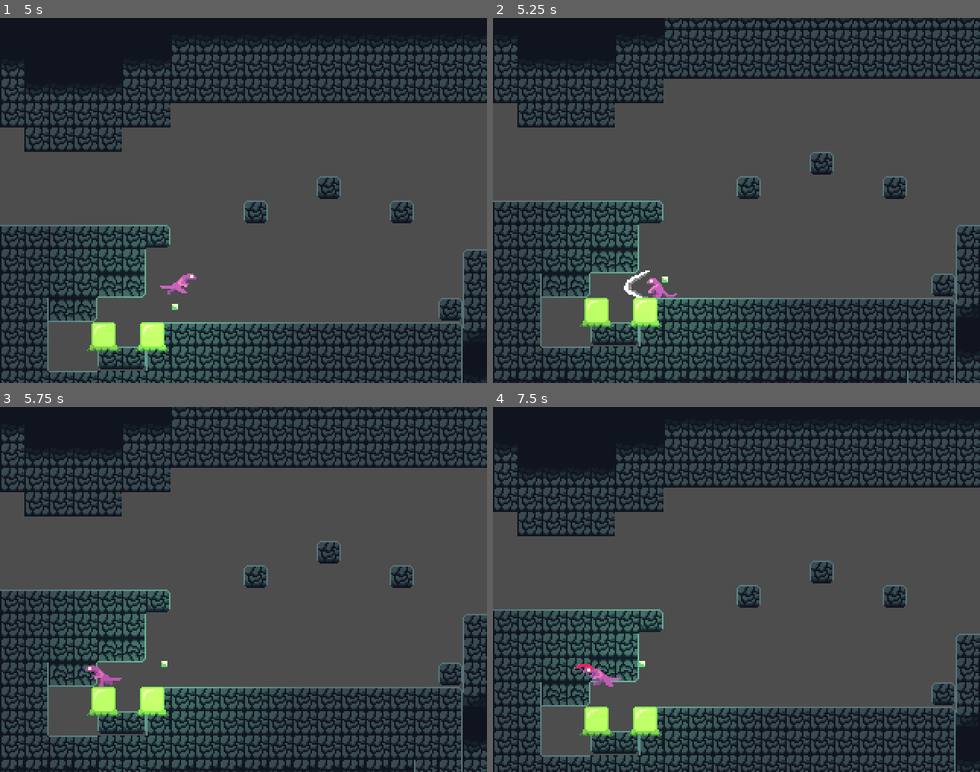
Above: before the commit, frames 1-4 (two rows, left to right).
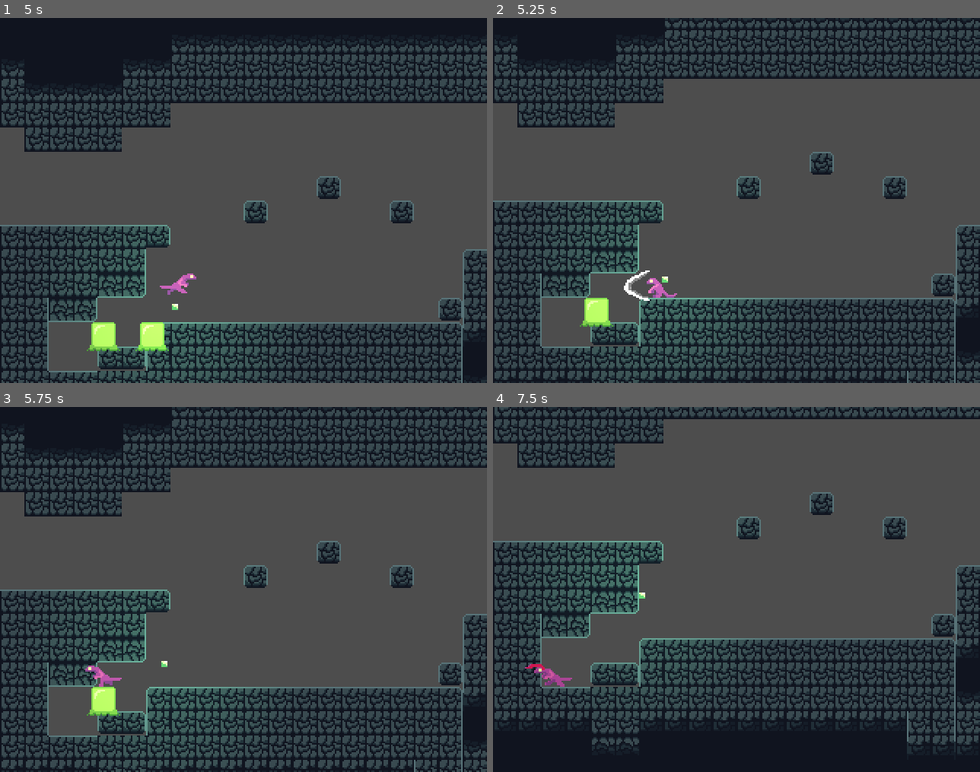
Above: after the commit, the same moments.

Repository: Liakatido/MVM19
Game: Godot game, scene res://scenes/game.tscn
The game is run twice, just before and just after one commit, with the same random seed, the same clock (stepped at 60 frames per second) and the same inputs.
Inputs:
- Up to frame 1 (5 s): click "Start Game" at 0.5 s; tap Enter (ui_accept) at 1.25, 3.5, 4.25 s; hold X (attack) 1.28-2.03 s; hold Right (right) 1.28-2.78 s; tap Z (jump) at 1.52, 2.27, 3.77, 4.52 s; tap V (spit) at 1.55, 2.1, 3.05 s; tap X (attack) at 2.3, 3.8 s; hold Left (left) 2.78-3.53 s; hold X (attack) 2.78-3.53 s; hold Right (right) from 3.53 s (still down); tap C (dash) at 3.6 s; hold V (spit) from 4.28 s (still down)
- Up to frame 2 (5.25 s): release Right (right) at 5.03 s; release V (spit) at 5.03 s; hold Left (left) from 5.03 s (still down); tap X (attack) at 5.1 s
- Up to frame 3 (5.75 s): keep holding Left (left); tap Z (jump) at 5.27 s
- Up to frame 4 (7.5 s): release Left (left) at 5.78 s; hold Right (right) 5.78-6.53 s; hold V (spit) 5.78-6.53 s; hold Left (left) from 6.53 s (still down); tap X (attack) at 6.6 s; tap Z (jump) at 6.77 s; hold C (dash) from 7.28 s (still down)

Frame 1 is identical in both runs. In frame 2, 0.4% of the frame differs, in the area x 27-35%, y 76-85%; in frame 3, 0.4%; in frame 4, 47%, in the area x 0-100%, y 0-100%.

Commit message:
goo breakable

Diff:
--- a/scenes/player/attack.gd
+++ b/scenes/player/attack.gd
@@ -2,6 +2,8 @@
 
 @onready var animations = $AnimationPlayer
 @onready var sprite = $Sprite2D
+
+const DAMAGE = 10
 
 func do_attack(orientation : Vector2):
 	# animate
@@ -13,8 +15,13 @@
 
 	# damage enmies inside
 
+
 	# setup destroying the object
 	animations.connect("animation_finished", clear_object)
 
+func hit_inside_attack():
+	for hittable in get_overlapping_areas():
+		hittable.hit(DAMAGE)
+
 func clear_object(_animation):
 	queue_free()
--- a/scenes/player/attack.tscn
+++ b/scenes/player/attack.tscn
@@ -37,6 +37,20 @@
 "update": 1,
 "values": [Rect2(96, 128, 32, 32), Rect2(128, 128, 32, 32), Rect2(160, 128, 32, 32)]
 }
+tracks/1/type = "method"
+tracks/1/imported = false
+tracks/1/enabled = true
+tracks/1/path = NodePath(".")
+tracks/1/interp = 1
+tracks/1/loop_wrap = true
+tracks/1/keys = {
+"times": PackedFloat32Array(0.05),
+"transitions": PackedFloat32Array(1),
+"values": [{
+"args": [],
+"method": &"hit_inside_attack"
+}]
+}
 
 [sub_resource type="AnimationLibrary" id="AnimationLibrary_7el6e"]
 _data = {
@@ -45,7 +59,7 @@
 }
 
 [node name="Attack" type="Area2D"]
-collision_layer = 0
+collision_layer = 4
 collision_mask = 4
 monitorable = false
 script = ExtResource("1_mg4r7")
--- a/scenes/player/goo_down.tscn
+++ b/scenes/player/goo_down.tscn
@@ -22,7 +22,7 @@
 
 [node name="Hitbox" type="Area2D" parent="."]
 collision_layer = 4
-collision_mask = 0
+collision_mask = 4
 monitoring = false
 script = ExtResource("2_vqyal")
 
--- a/scenes/player/goo_left.tscn
+++ b/scenes/player/goo_left.tscn
@@ -24,7 +24,7 @@
 
 [node name="Hitbox" type="Area2D" parent="."]
 collision_layer = 4
-collision_mask = 0
+collision_mask = 4
 monitoring = false
 script = ExtResource("3_3v3vh")
 
--- a/scenes/player/goo_right.tscn
+++ b/scenes/player/goo_right.tscn
@@ -24,7 +24,7 @@
 
 [node name="Hitbox" type="Area2D" parent="."]
 collision_layer = 4
-collision_mask = 0
+collision_mask = 4
 monitoring = false
 script = ExtResource("3_1hhyc")
 
--- a/scenes/player/goo_up.tscn
+++ b/scenes/player/goo_up.tscn
@@ -23,7 +23,7 @@
 
 [node name="Hitbox" type="Area2D" parent="."]
 collision_layer = 4
-collision_mask = 0
+collision_mask = 4
 monitoring = false
 script = ExtResource("3_6exr4")
 
--- a/scenes/player/spit.gd
+++ b/scenes/player/spit.gd
@@ -8,6 +8,8 @@
 @onready var sprite = $Sprite2D
 @onready var hitbox = $Hitbox
 @onready var particles = $CPUParticles2D
+
+const DAMAGE = 5
 
 const SPEED : float = 200
 const UP_SPEED : float = 100
@@ -84,6 +86,16 @@
 	get_parent().call_deferred("add_child", goo)
 	goo.global_position = goo_pos
 
+func destroy():
+	disabled = true
+	hitbox.set_deferred("monitoring", false)
+	particles.emitting = false
+	sprite.hide() # play hit animation
+
+	# set so bullet is queued free when particles dissipate
+	var q_free_timer = get_tree().create_timer(1.5)
+	q_free_timer.connect("timeout", queue_free)
+
 func _on_hitbox_body_entered(body):
 	# this is so it doesn't trigger more than once
 	if disabled:
@@ -96,11 +108,8 @@
 	if body is TileMap:
 		spawn_goo_from_tilemap(body)
 
-	disabled = true
-	hitbox.set_deferred("monitoring", false)
-	particles.emitting = false
-	sprite.hide() # play hit animation
+	destroy()
 
-	# set so bullet is queued free when particles dissipate
-	var q_free_timer = get_tree().create_timer(1.5)
-	q_free_timer.connect("timeout", queue_free)
+func _on_hitbox_area_entered(area):
+	area.hit(DAMAGE)
+	destroy()
--- a/scenes/player/spit.tscn
+++ b/scenes/player/spit.tscn
@@ -35,7 +35,7 @@
 texture = ExtResource("1_0kptt")
 
 [node name="Hitbox" type="Area2D" parent="."]
-collision_layer = 5
+collision_layer = 0
 collision_mask = 5
 
 [node name="CollisionShape2D" type="CollisionShape2D" parent="Hitbox"]
@@ -44,4 +44,5 @@
 [node name="CollisionShape2D" type="CollisionShape2D" parent="."]
 shape = SubResource("CircleShape2D_n18gn")
 
+[connection signal="area_entered" from="Hitbox" to="." method="_on_hitbox_area_entered"]
 [connection signal="body_entered" from="Hitbox" to="." method="_on_hitbox_body_entered"]
